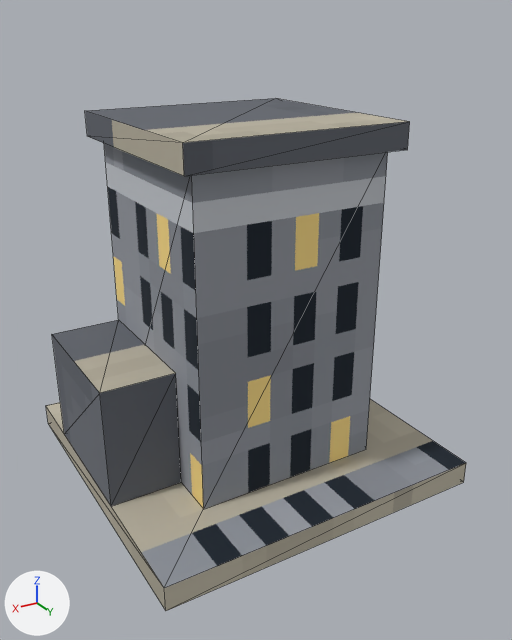
Renders of the glTF model public/assets/models/buildings/city_neutral.glb from each side of a commit.
One viewpoint serves both versions: a 50 mm lens placed at (0.86, 1.512, 1.157), pointed at (-0.007, 0.068, 0.435). The lights are fixed; the arrows at lower left show +X, +Y and +Z. The first picture is the older version. Mesh edges are drawn as thin lines. Vertices at exactly the same position are counted once.

In view in the first picture: 'body'.
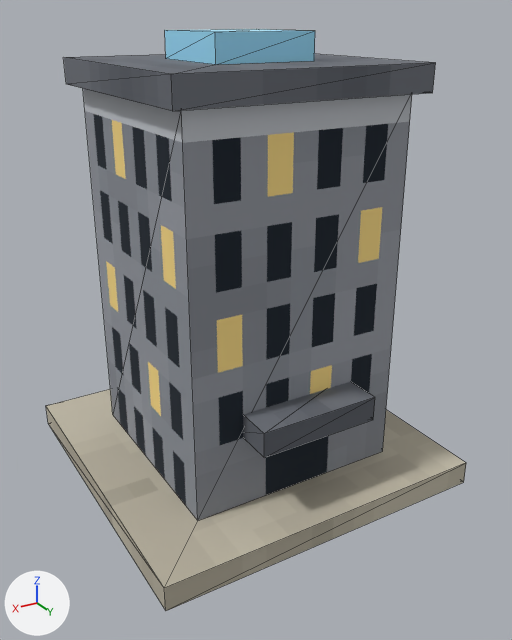
Boxes (x1, y1, x2, y2) around the edits, measured in the pictures (512 x 640 px):
'body', reshaped (13% taller): before (46, 98, 466, 611); after (46, 29, 466, 611)
part 1 of me_body_rigid_batch, added: after (64, 54, 436, 111)
part 2 of me_body_rigid_batch, rebuilt (18% taller): before (52, 144, 388, 509); after (83, 89, 412, 521)
part 3 of me_body_rigid_batch, deleted: before (85, 98, 410, 176)
part 4 of me_body_rigid_batch, added: after (243, 382, 375, 457)
part 5 of me_body_rigid_batch, added (blue): after (165, 29, 315, 65)
part 6 of me_body_rigid_batch, surface changed: before (57, 399, 466, 590); after (57, 389, 466, 590)

Patch to the scene script:
```diff
--- a/public/assets/models/buildings/city_neutral.glb.py
+++ b/public/assets/models/buildings/city_neutral.glb.py
@@ me_body_rigid_batch @@
 # used by ob_body; parent = ob_root; location = (0.0, 0.0, 0.0)
 # verts and faces of me_body_rigid_batch; kept vertices keep their numbers, new ones are numbered from 31
-me_body_rigid_batch.from_pydata(...)  # 31 vertices, 40 faces; spans x -0.438..0.438, y -0.438..0.438, z 0.0..0.938
+me_body_rigid_batch.from_pydata(...)  # 40 vertices, 52 faces; spans x -0.438..0.438, y -0.438..0.438, z 0.0..1.125
+# me_body_rigid_batch part 1: a new loose piece, a box spanning x -0.312..0.312, y -0.312..0.312, z 1.0..1.062, in mat_paint (picture img_paint)
+# me_body_rigid_batch part 2: the loose piece of 15 vertices spanning x -0.25..0.438, y -0.25..0.25, z 0.062..0.875 is rebuilt with 8 vertices and now spans x -0.281..0.281, y -0.281..0.281, z 0.062..1.0
+# me_body_rigid_batch part 3: the loose piece of 8 vertices spanning x -0.281..0.281, y -0.281..0.281, z 0.875..0.938 is deleted
+# me_body_rigid_batch part 4
+verts[31] = (-0.156, 0.375, 0.25)  # pixel (373, 419)
+verts[32] = (-0.156, 0.375, 0.312)  # pixel (375, 397)
+verts[33] = (-0.156, 0.25, 0.25)
+verts[34] = (-0.156, 0.25, 0.312)
+for new, old in zip([*range(35, 39)], [*range(31, 35)]): verts[new] = verts[old] + (0.312, 0.0, 0.0)
+faces += [(31, 32, 35), (32, 36, 35), (35, 36, 37), (36, 38, 37), (31, 33, 34), (31, 34, 32)]
+faces += [(34, 38, 36), (32, 34, 36), (31, 35, 37), (31, 37, 33)]
+# me_body_rigid_batch part 5
+verts[39] = (-0.125, 0.125, 1.062)  # pixel (314, 60)
+verts[40] = (-0.125, 0.125, 1.125)  # pixel (315, 30)
+verts[41] = (-0.125, -0.125, 1.062)
+verts[42] = (-0.125, -0.125, 1.125)  # pixel (256, 29)
+for new, old in zip([*range(43, 47)], [*range(39, 43)]): verts[new] = verts[old] + (0.25, 0.0, 0.0)
+faces += [(39, 40, 43), (40, 44, 43), (41, 45, 46), (41, 46, 42), (43, 44, 45), (44, 46, 45)]
+faces += [(39, 41, 42), (39, 42, 40), (42, 46, 44), (40, 42, 44)]
+# me_body_rigid_batch part 6: 12 kept faces spanning x -0.438..0.438, y -0.438..0.438, z 0.0..0.062 get new texture (UV) coordinates
 me_body_rigid_batch.materials.append(mat_paint)
```
